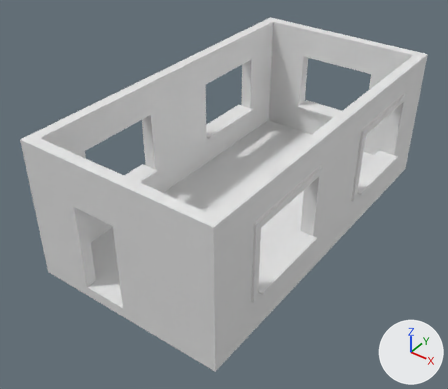
The Blender file Assets/Meshes/Scenes/Using our building blocks course.blend: old version first, new version second.
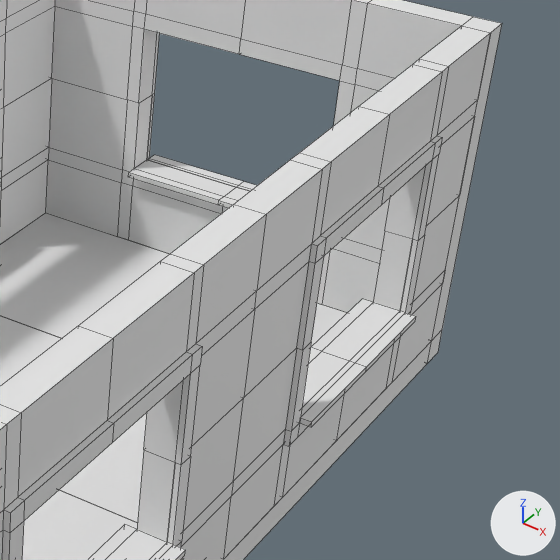
Old and new are each drawn whole from a 50 mm camera at (8.77, -14.11, 8.68) aimed at (1.81, -4.69, 0.64) and again close up on the part from 56% to 100% of the width and 12% to 62% of the height. The lights are fixed; the arrows at lower right show +X, +Y and +Z. The close-ups show mesh edges as thin lines.

Names of what the first close-up shows: 'Cube.001', 'Cube.003', 'SM_Square_2x2x0.001', 'SM_Square_2x2x0.003', 'SM_Square_2x2x0.004', 'SM_Square_2x2x0.005', 'SM_Square_2x2x0.006', 'SM_Wall_Window_Detail3x4x0.000', 'SM_Wall_Window_Detail3x4x0.001', 'SM_Wall_Window_Detail3x4x0.003', 'SM_Wall_Window_Detail3x4x0.25'.
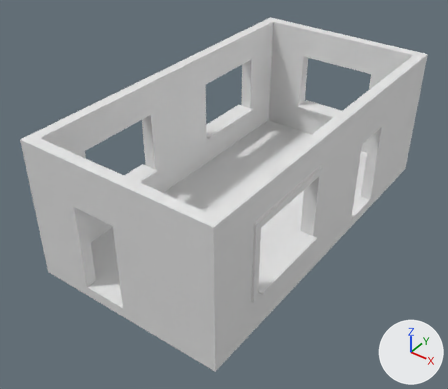
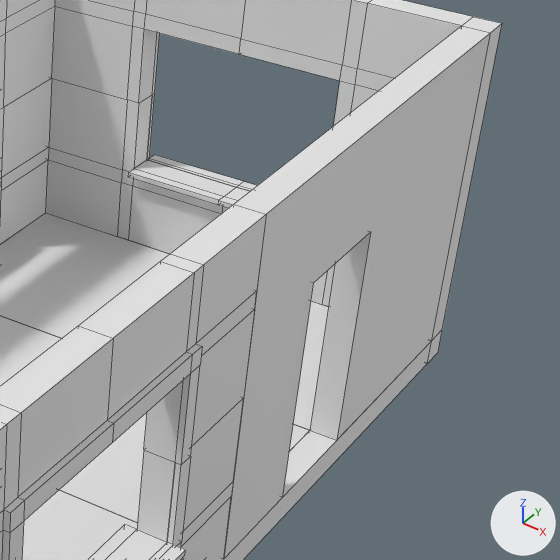
Where the change shows, as pixel boxes [x1, y1, x2, y2] in the close-ups (560 x 560 px):
part 1 of me_vert_004, cut back: [224, 32, 490, 558] in both
'SM_Square_2x2x0.004', unchanged, uncovered by the edit: before [311, 303, 347, 347]; after [293, 301, 329, 430]

The edits, one by one:
me_vert_004 is used by ob_sm_wall_window_detail3x4x0_001; parent ob_house_test; location (4.0, -4.0, 0.0); rotation (1.571, 0.0, 1.571), in degrees (90, 0, 90).
me_vert_004 had 168 vertices, 168 faces and spanned x 0.0..4.0, y 0.0..3.0, z -0.1..0.4.
me_vert_004 now has 22 vertices, 13 faces and spans x 0.0..4.0, y 0.0..3.0, z 0.0..0.25.
Part 1, on me_vert_004:
156 vertices are removed from x 0.0..4.0, y 0.0..3.0, z -0.1..0.4.
168 faces are deleted.
10 vertices are added at x 0.0..2.0, y 0.0..2.0, z 0.0..0.25.
13 new faces join them.
